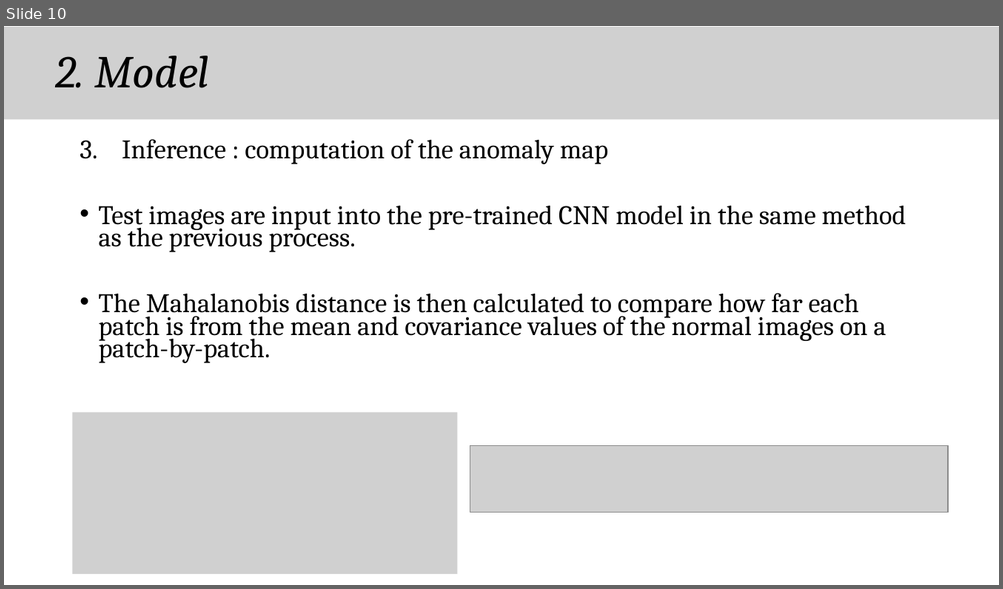
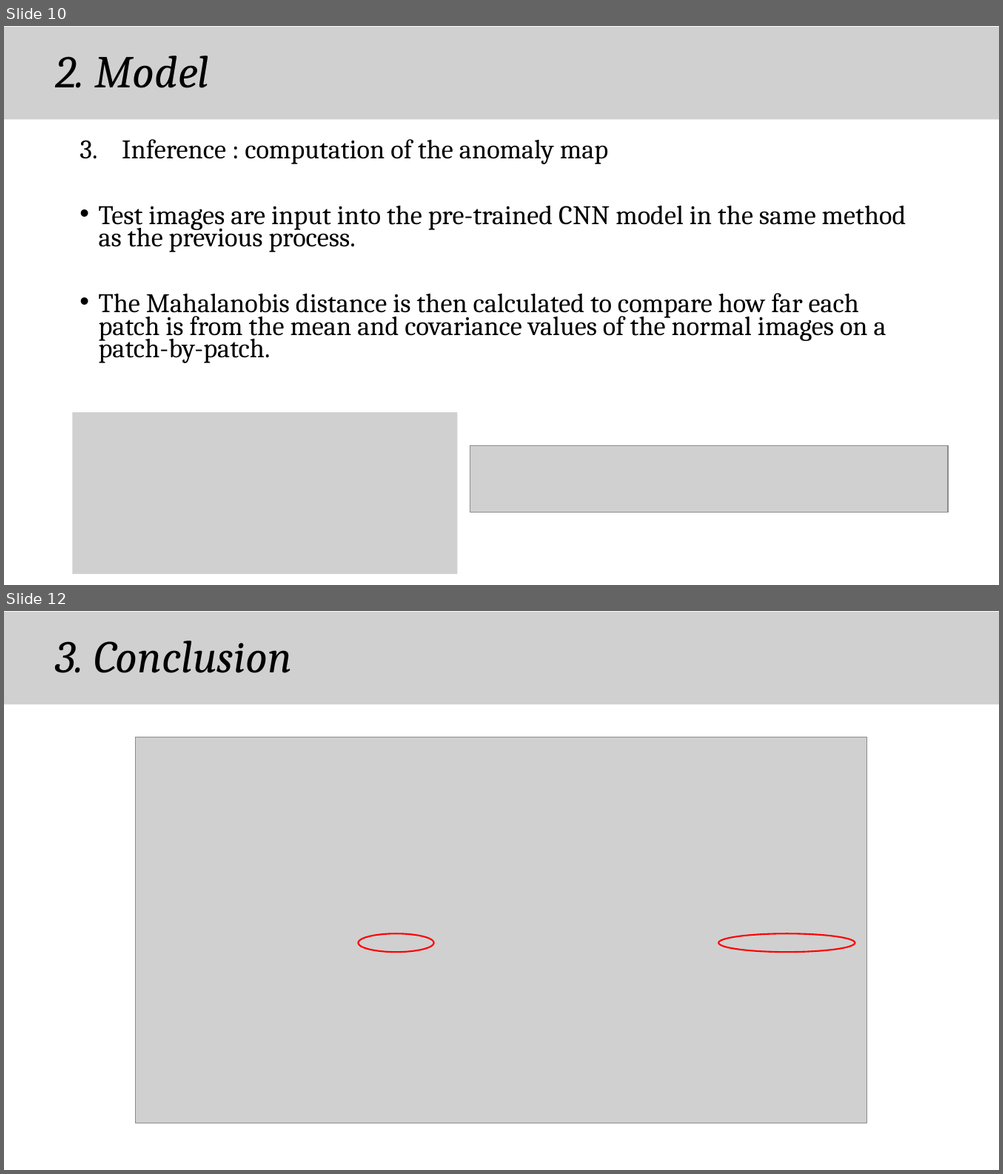
Before and after one commit to chroion/paper-review, a slide deck: Patch Distribution Modeling Framework for Anomaly Detection and Localization/Patch Distribution Modeling Framework for Anomaly Detection and Localization(eng).pptx. Shown one above the other, each under a label of ours: slide 10 before the commit, slides 10 and 12 after it; the slides between them are not shown. The pictures are 1003x589 and 1003x1174 pixels, drawn with LibreOffice and Linux fonts; fonts in the diff are those of the drawing; grey boxes stand for pictures. Boxes give left, top, right and bottom in pixels: in the first picture for what was removed or moved away, otherwise in the second. Text is boxed around its words. In the diff, an @@ line names an element or a change of style, - is before the commit and + after.

```diff
--- a/Patch Distribution Modeling Framework for Anomaly Detection and Localization/Patch Distribution Modeling Framework for Anomaly Detection and Localization(eng).pptx
+++ b/Patch Distribution Modeling Framework for Anomaly Detection and Localization/Patch Distribution Modeling Framework for Anomaly Detection and Localization(eng).pptx
@@ slide 12 added at [4,611,999,1170], background #FFFFFF @@
@@ picture added at [4,612,999,704] @@
@@ text added at [56,641,292,673], 44 pt, text #000000, italic @@
+3. Conclusion
@@ picture added at [136,737,868,1124] @@
@@ ellipse added at [358,934,434,953], outline #FF0000 1.5 pt @@
@@ ellipse added at [719,934,855,953], outline #FF0000 1.5 pt @@
```
Also in this commit, not shown: 2 slides changed.
